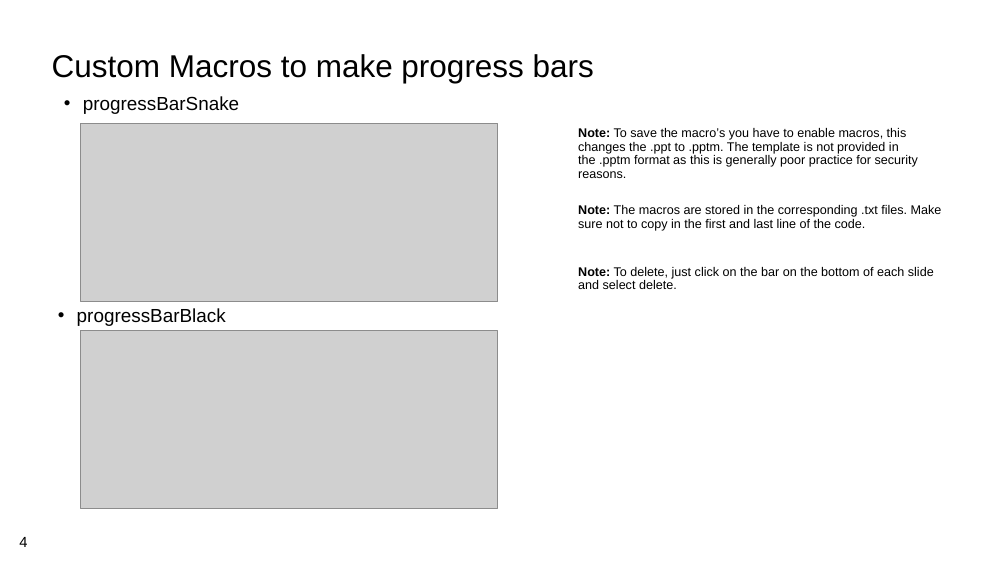
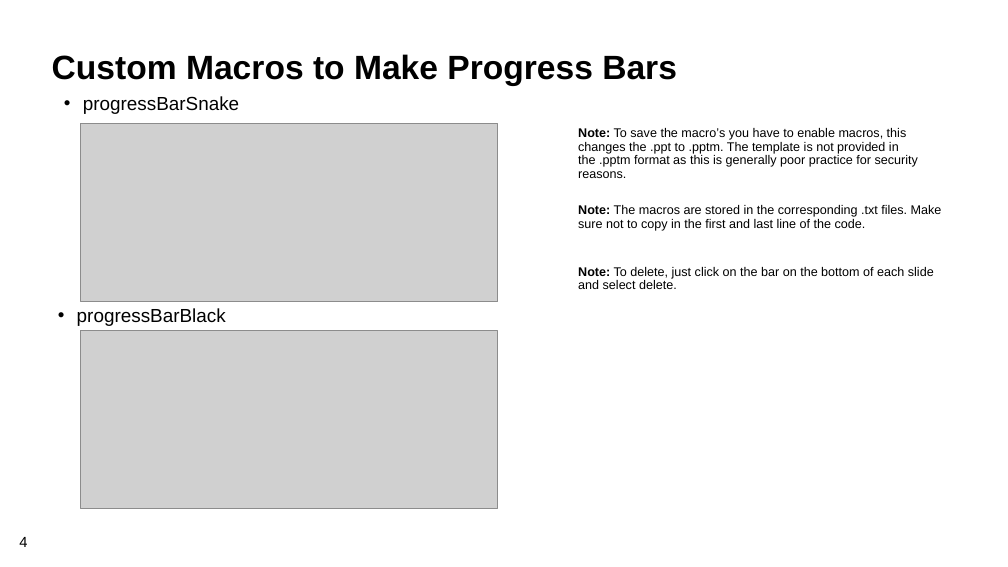
Before and after one commit to ARTS-Laboratory/ARTS-Lab-Branding, a slide deck: slide 4 of PowerPoint/ARTS-Lab_UofSC_slide_template.pptx. Drawn at 1008x567 pixels with LibreOffice and Linux fonts; fonts in the diff are those of the drawing; grey boxes stand for pictures; background and template pictures are left out. Boxes give left, top, right and bottom in pixels: in the first picture for what was removed or moved away, otherwise in the second. Text is boxed around its words. In the diff, an @@ line names an element or a change of style, - is before the commit and + after.

```diff
--- a/PowerPoint/ARTS-Lab_UofSC_slide_template.pptx
+++ b/PowerPoint/ARTS-Lab_UofSC_slide_template.pptx
@@ text at box(52, 54, 677, 86): text changed; size 30 to 32 pt; bold on @@
-Custom Macros to make progress bars
+Custom Macros to Make Progress Bars
```
Also in this commit, not shown: 2 other slides changed.
